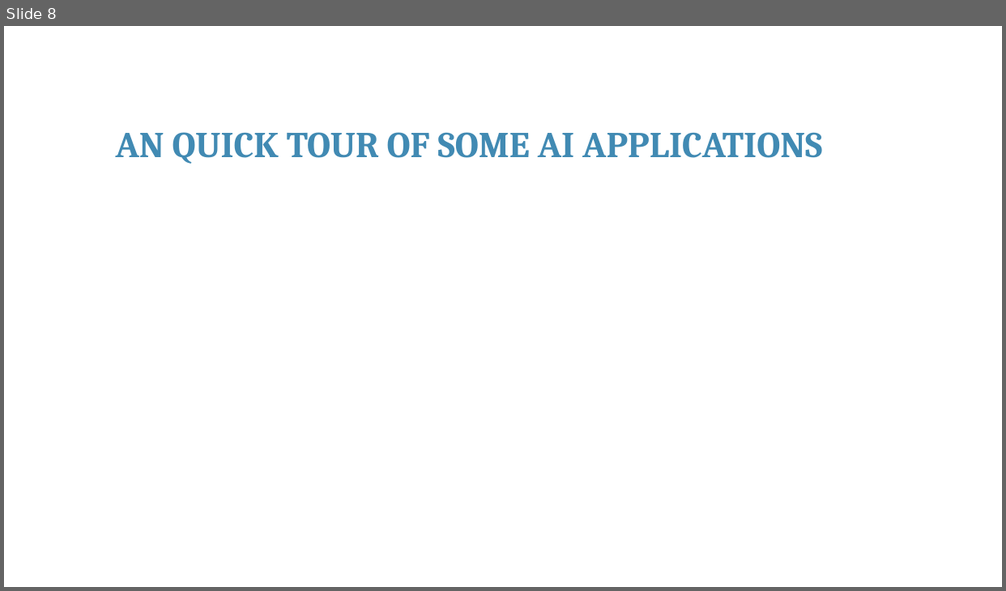
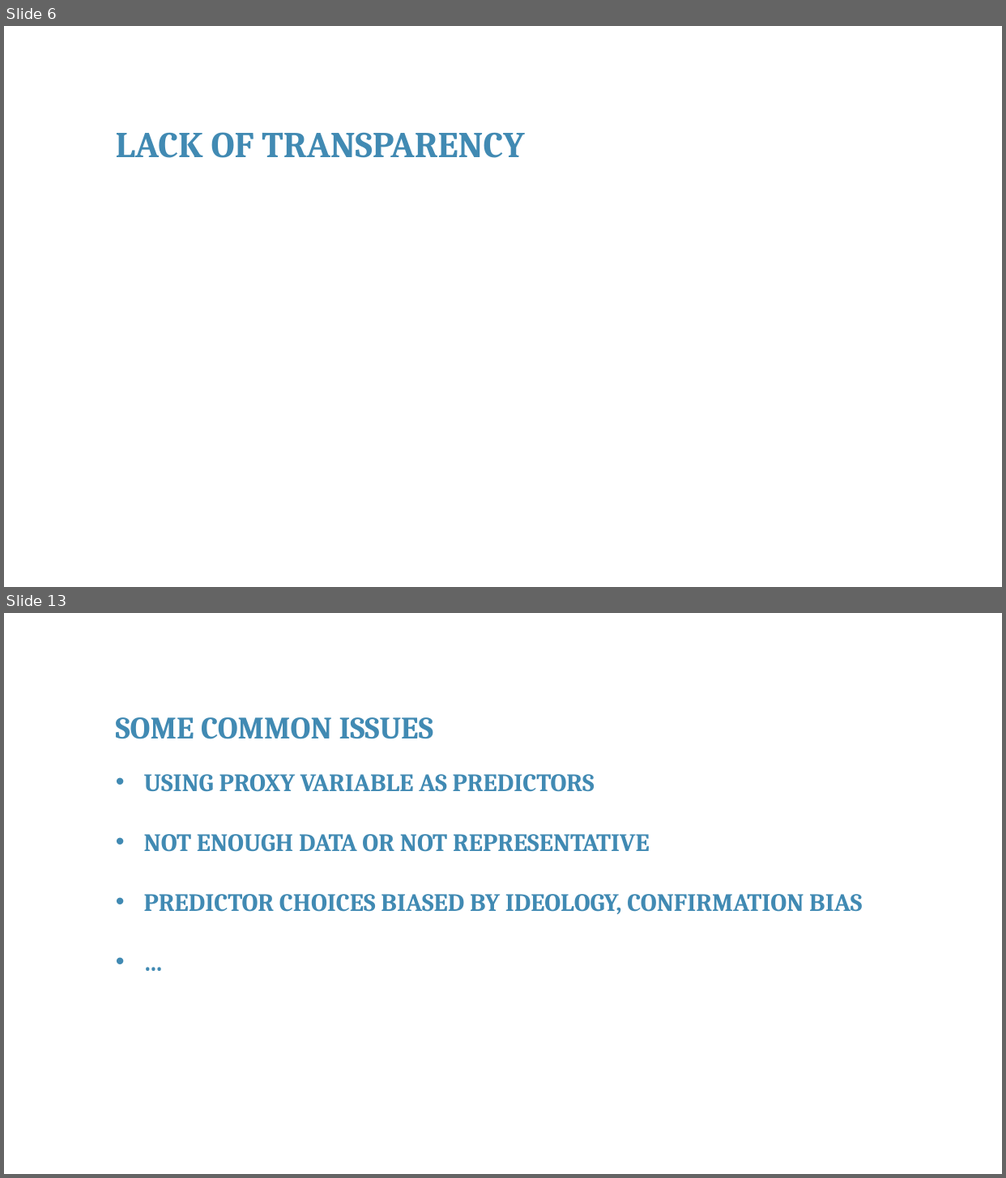
Before and after one commit to franckalbinet/itu-eaco-zanzibar-12-2018, a slide deck: presentations/session-6-ethics-of-ai.pptx. Shown one above the other, each under a label of ours: slide 8 before the commit, slides 6 and 13 after it; the slides between them are not shown. The pictures are 1006x591 and 1006x1178 pixels, drawn with LibreOffice and Linux fonts; fonts in the diff are those of the drawing; background and template pictures are left out. Boxes give left, top, right and bottom in pixels: in the first picture for what was removed or moved away, otherwise in the second. Text is boxed around its words. In the diff, an @@ line names an element or a change of style, - is before the commit and + after.

```diff
--- a/presentations/session-6-ethics-of-ai.pptx
+++ b/presentations/session-6-ethics-of-ai.pptx
@@ slide 13 added at [4, 613, 1002, 1174], background #FFFFFF @@
@@ text added at [116, 717, 433, 739], 30 pt, text #418AB3, bold @@
+SOME COMMON ISSUES
@@ text added at [144, 774, 862, 914], 24 pt, text #418AB3, bold @@
+• USING PROXY VARIABLE AS PREDICTORS
+• NOT ENOUGH DATA OR NOT REPRESENTATIVE
+• PREDICTOR CHOICES BIASED BY IDEOLOGY, CONFIRMATION BIAS
+• …
@@ what was slide 8 is now slide 6 @@
@@ slide 6 changed as well @@
@@ text at [116, 132, 524, 158]: text changed @@
-AN QUICK TOUR OF SOME AI APPLICATIONS
+LACK OF TRANSPARENCY
```
Also in this commit, not shown: 3 other slides changed, 12 other slides added, 30 slides removed, 3 other files.
